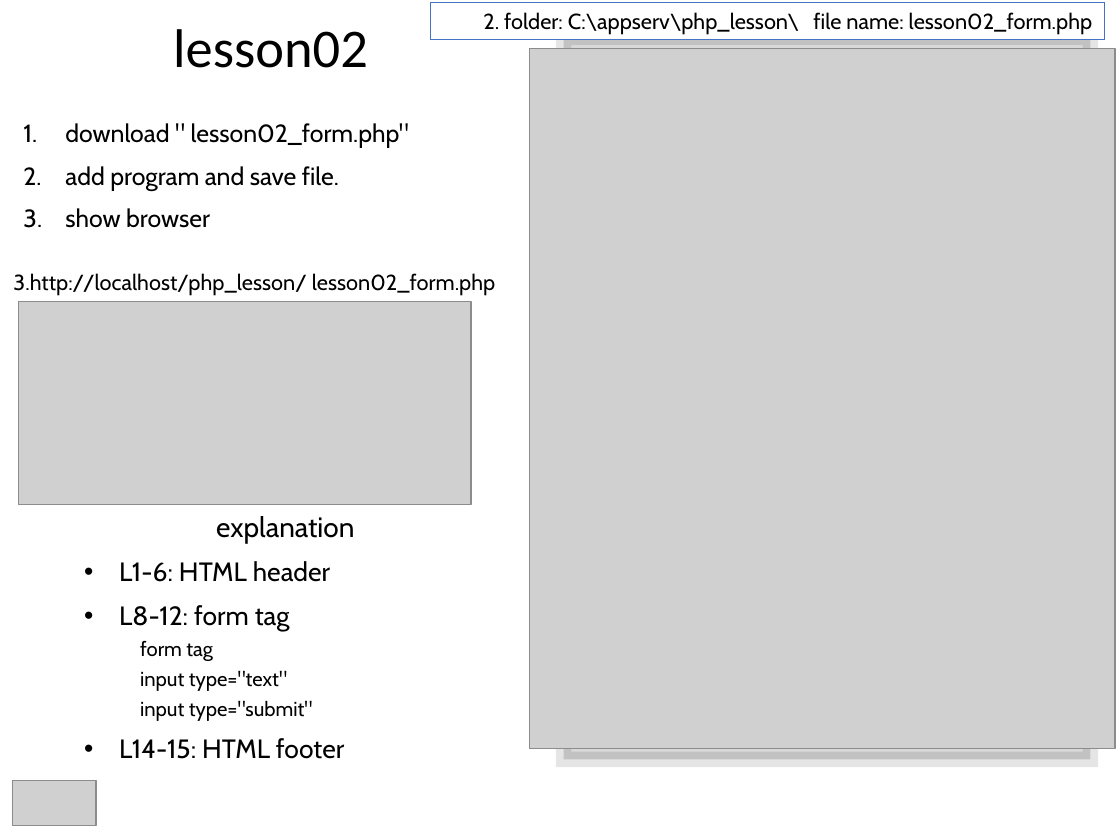
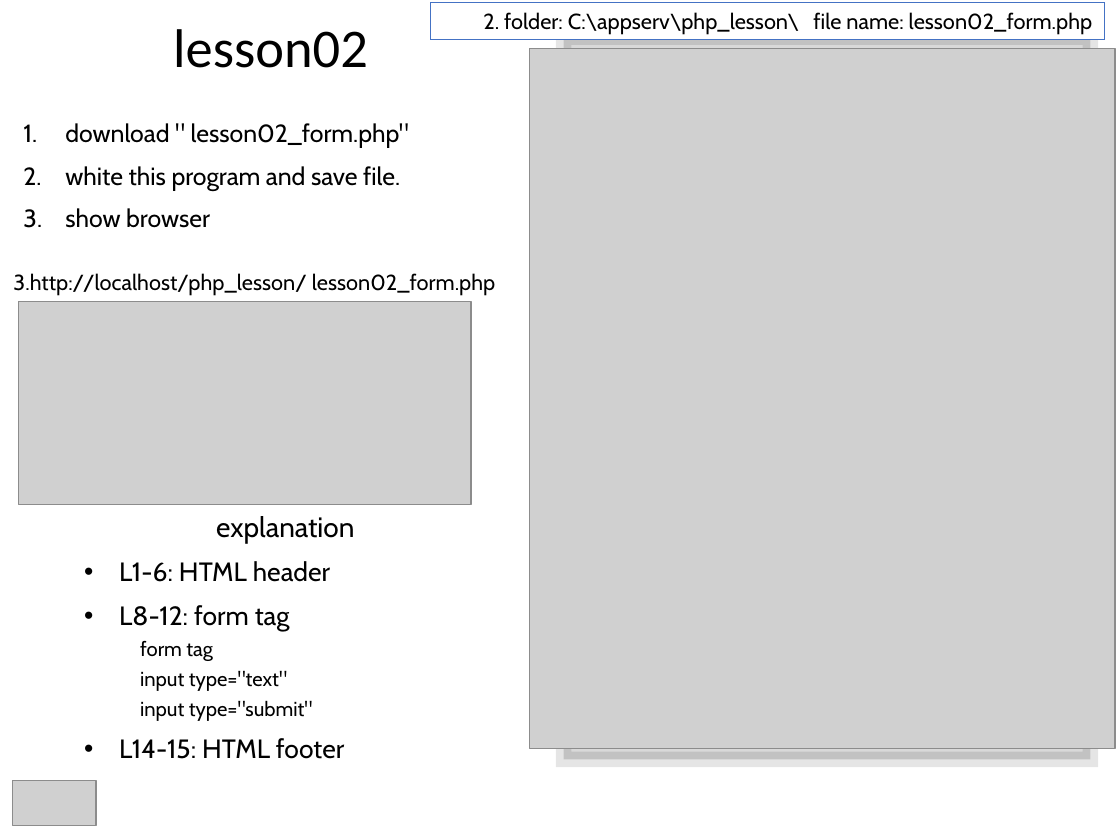
Before and after one commit to lastshogun13/php_lesson, a slide deck: slide 2 of ppt/lesson02.pptx. Drawn at 1120x840 pixels with LibreOffice and Linux fonts; fonts in the diff are those of the drawing; grey boxes stand for pictures. Boxes give left, top, right and bottom in pixels: in the first picture for what was removed or moved away, otherwise in the second. Text is boxed around its words. In the diff, an @@ line names an element or a change of style, - is before the commit and + after.

Commit message:
php_lesson

```diff
--- a/ppt/lesson02.pptx
+++ b/ppt/lesson02.pptx
@@ text at box(65, 166, 400, 190): text changed @@
-2. add program and save file.
+2. white this program and save file.
```
Also in this commit, not shown: 2 other slides changed, 1 slide removed, 23 other files.
